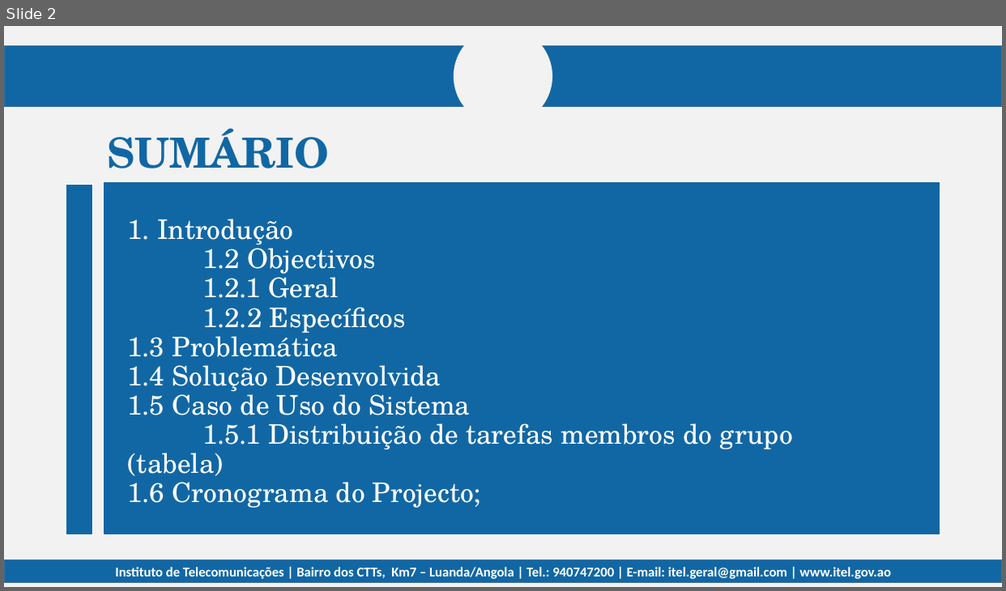
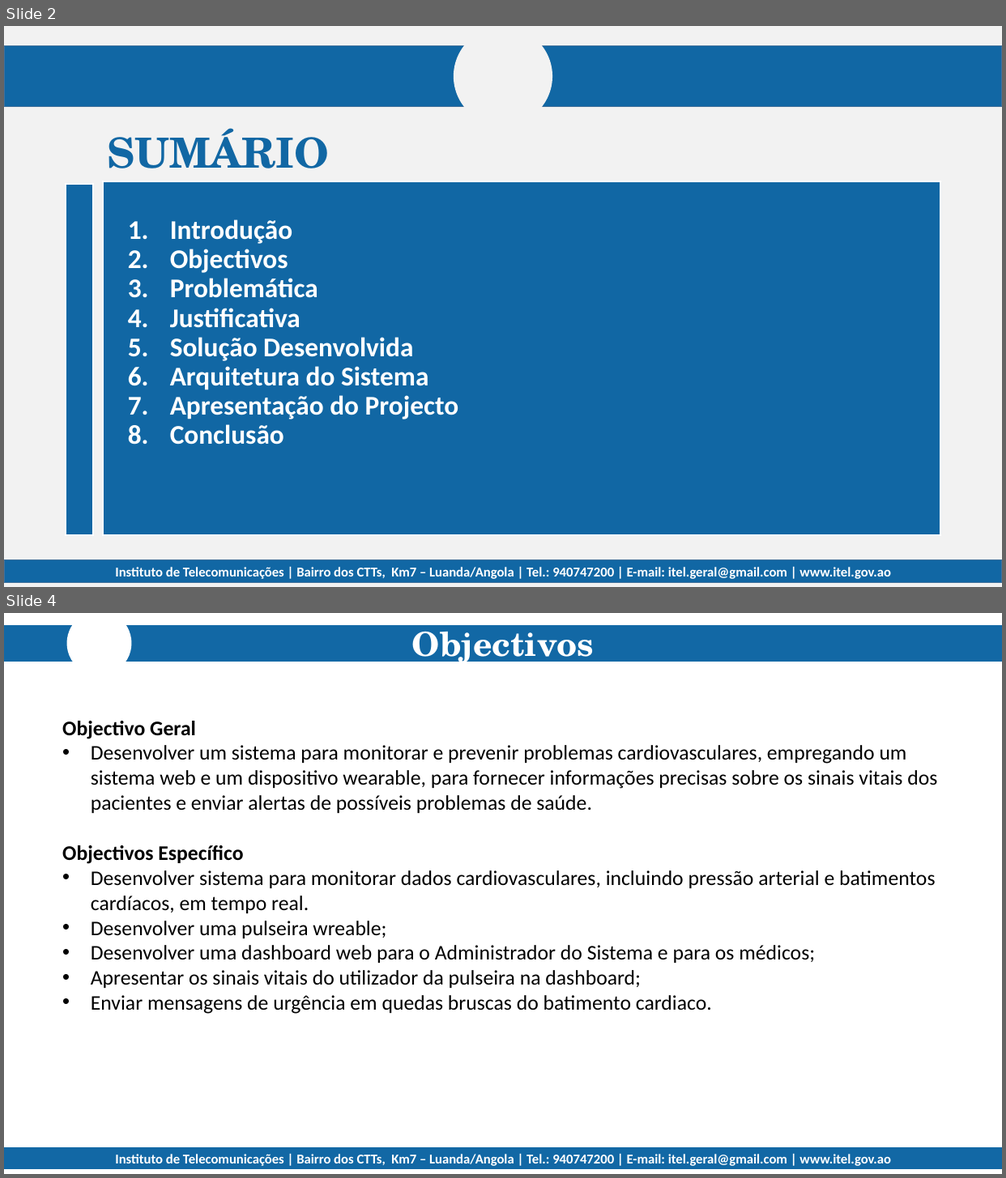
Before and after one commit to nangazaki/pulso-seguro, a slide deck: relatório/Apresentação.pptx. Shown one above the other, each under a label of ours: slide 2 before the commit, slides 2 and 4 after it; the slides between them are not shown. The pictures are 1006x591 and 1006x1178 pixels, drawn with LibreOffice and Linux fonts; fonts in the diff are those of the drawing; background and template pictures are left out. Boxes give left, top, right and bottom in pixels: in the first picture for what was removed or moved away, otherwise in the second. Text is boxed around its words. In the diff, an @@ line names an element or a change of style, - is before the commit and + after.

```diff
--- a/relatório/Apresentação.pptx
+++ b/relatório/Apresentação.pptx
@@ slide 4 added at [4, 613, 1002, 1174], background #FFFFFF; not listed: 1 template element that a slide beside it also shows @@
@@ rectangle added at [4, 626, 1002, 661], fill #1268A5, outline #1369A6 0.99 pt @@
@@ ellipse added at [67, 613, 132, 676], fill #FFFFFF @@
@@ subtitle added at [412, 623, 594, 667], 32 pt, text #FFFFFF, bold @@
+Objectivos
@@ text added at [62, 721, 937, 813], 20 pt, text #000000 @@
+Objectivo Geral
+• Desenvolver um sistema para monitorar e prevenir problemas cardiovasculares, empregando um sistema web e um dispositivo wearable, para fornecer informações precisas sobre os sinais vitais dos pacientes e enviar alertas de possíveis problemas de saúde.
@@ text added at [62, 845, 935, 1014], 20 pt, text #000000 @@
+Objectivos Específico
+• Desenvolver sistema para monitorar dados cardiovasculares, incluindo pressão arterial e batimentos cardíacos, em tempo real.
+• Desenvolver uma pulseira wreable;
+• Desenvolver uma dashboard web para o Administrador do Sistema e para os médicos;
+• Apresentar os sinais vitais do utilizador da pulseira na dashboard;
+• Enviar mensagens de urgência em quedas bruscas do batimento cardiaco.
@@ rectangle added at [4, 1148, 1002, 1169], fill #1268A5, outline #1268A5 0.99 pt @@
@@ slide 2 changed as well @@
@@ text at [170, 220, 459, 445]: text changed; font TeX Gyre Schola to Calibri; bold on @@
-1. Introdução
-1.2 Objectivos
-1.2.1 Geral
-1.2.2 Específicos
-1.3 Problemática
-1.4 Solução Desenvolvida
-1.5 Caso de Uso do Sistema
-1.5.1 Distribuição de tarefas membros do grupo (tabela)
-1.6 Cronograma do Projecto;
+1. Introdução
+2. Objectivos
+3. Problemática
+4. Justificativa
+5. Solução Desenvolvida
+6. Arquitetura do Sistema
+7. Apresentação do Projecto
+8. Conclusão
```
Also in this commit, not shown: 1 other slide changed, 8 other slides added, 3 slides removed, 14 other files.
